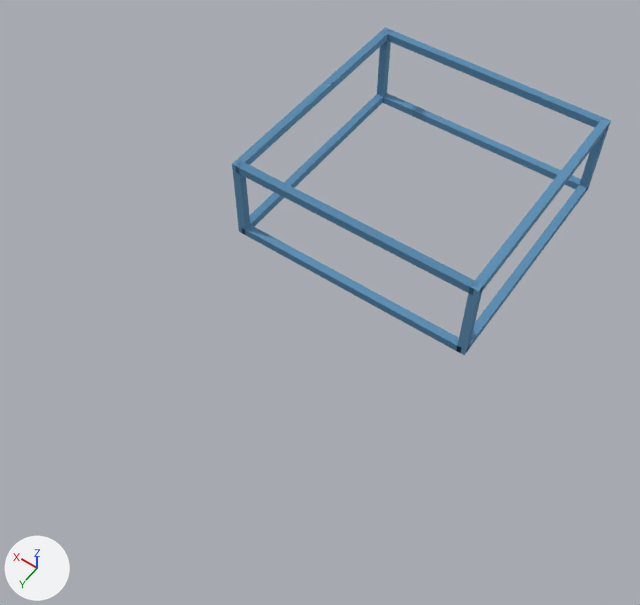
The FBX model Assets/Resources/Models/Blueprint_Bed_a.fbx: old version first, new version second.
Both versions are drawn from a camera (50 mm lens) standing at (-1.034, 2.063, 2.363) and looking at (0.008, 0.604, 0.071). The axes (+X, +Y, +Z) are drawn at lower left. The lights are the same throughout. The older version comes first. Objects named as collision shapes, trigger or cutter boxes, shadow casters or lower levels of detail are left out. Where no turn or scale is listed for an object, it has been applied to the vertices.

Names of what the first picture shows: 'Blueprint_Bed_a'.
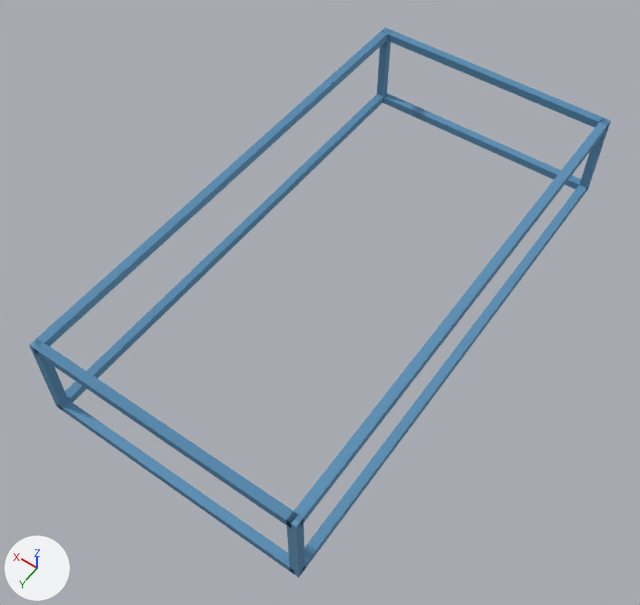
The newer file is also turned or shifted as a whole; pictures and numbers use the older file's frame.

Location of each change, (x1, y1, x2, y2) in pixels of the pictures (640 x 605 px; the box of a moved part takes in the faces that stretch with it):
'Blueprint_Bed_a', reshaped (53% wider, 68% taller): before (232, 27, 611, 355); after (29, 27, 611, 578)
part 1 of me_blueprint_001, moved or reshaped: before (456, 281, 484, 355); after (287, 514, 305, 578)
part 2 of me_blueprint_001, moved or reshaped: before (232, 159, 250, 234); after (29, 338, 68, 410)
part 3 of me_blueprint_001, moved or reshaped: before (242, 225, 461, 353); after (59, 400, 294, 574)
part 4 of me_blueprint_001, moved or reshaped: before (235, 162, 478, 295); after (33, 341, 298, 529)
part 5 of me_blueprint_001, moved or reshaped: before (468, 185, 588, 349); after (302, 185, 588, 572)
part 6 of me_blueprint_001, moved or reshaped: before (249, 94, 383, 227); after (65, 94, 383, 402)
part 7 of me_blueprint_001, moved or reshaped: before (475, 122, 607, 294); after (294, 120, 609, 526)
part 8 of me_blueprint_001, moved or reshaped: before (238, 31, 387, 165); after (36, 31, 387, 346)

The change, as a list of edits to the scene's bpy script:
```text
Change me_blueprint_001:
    used by ob_blueprint_bed_a; location = (0.0, 0.0, 0.0)
    before: 50 (-0.465, 0.45, 0.0) at pixel (466, 352), 51 (-0.465, 0.45, 0.03) at pixel (467, 346), 54 (-0.435, 0.45, 0.0), 55 (-0.435, 0.45, 0.03)
    before: 58 (0.435, 0.45, 0.0), 59 (0.435, 0.45, 0.03) at pixel (247, 227), 62 (0.465, 0.45, 0.0), 63 (0.465, 0.45, 0.03)
    before: 82 (-0.465, 0.45, 0.3) at pixel (479, 294), 83 (-0.465, 0.45, 0.33) at pixel (481, 288), 86 (-0.435, 0.45, 0.3), 87 (-0.435, 0.45, 0.33) at pixel (472, 283)
    before: 90 (0.435, 0.45, 0.3), 91 (0.435, 0.45, 0.33) at pixel (241, 165), 94 (0.465, 0.45, 0.3), 95 (0.465, 0.45, 0.33) at pixel (234, 161)
    remove me_blueprint_001.from_pydata(...)  # 96 vertices, 72 faces; spans x -0.465..0.465, y -0.465..0.465, z 0.0..0.33
    add me_blueprint_001.from_pydata(...)  # 96 vertices, 72 faces; spans x -0.465..0.465, y -0.465..1.365, z 0.0..0.33
    me_blueprint_001 part 1: the loose piece of 8 vertices spanning x -0.465..-0.435, y 0.435..0.465, z 0.0..0.33 is moved by (0.0, 0.9, 0.0)
    me_blueprint_001 part 2: the loose piece of 8 vertices spanning x 0.435..0.465, y 0.435..0.465, z 0.0..0.33 is moved by (0.0, 0.9, 0.0)
    me_blueprint_001 part 3: the loose piece of 8 vertices spanning x -0.45..0.45, y 0.435..0.465, z 0.0..0.03 is moved by (0.0, 0.9, 0.0)
    me_blueprint_001 part 4: the loose piece of 8 vertices spanning x -0.45..0.45, y 0.435..0.465, z 0.3..0.33 is moved by (0.0, 0.9, 0.0)
    me_blueprint_001 part 5
    add for i in [50, 51, 54, 55]: me_blueprint_001.vertices[i].co += Vector((0.0, 0.9, 0.0))
    me_blueprint_001 part 6
    add for i in [58, 59, 62, 63]: me_blueprint_001.vertices[i].co += Vector((0.0, 0.9, 0.0))
    me_blueprint_001 part 7
    add for i in [82, 83, 86, 87]: me_blueprint_001.vertices[i].co += Vector((0.0, 0.9, 0.0))
    me_blueprint_001 part 8
    add for i in [90, 91, 94, 95]: me_blueprint_001.vertices[i].co += Vector((0.0, 0.9, 0.0))
```
